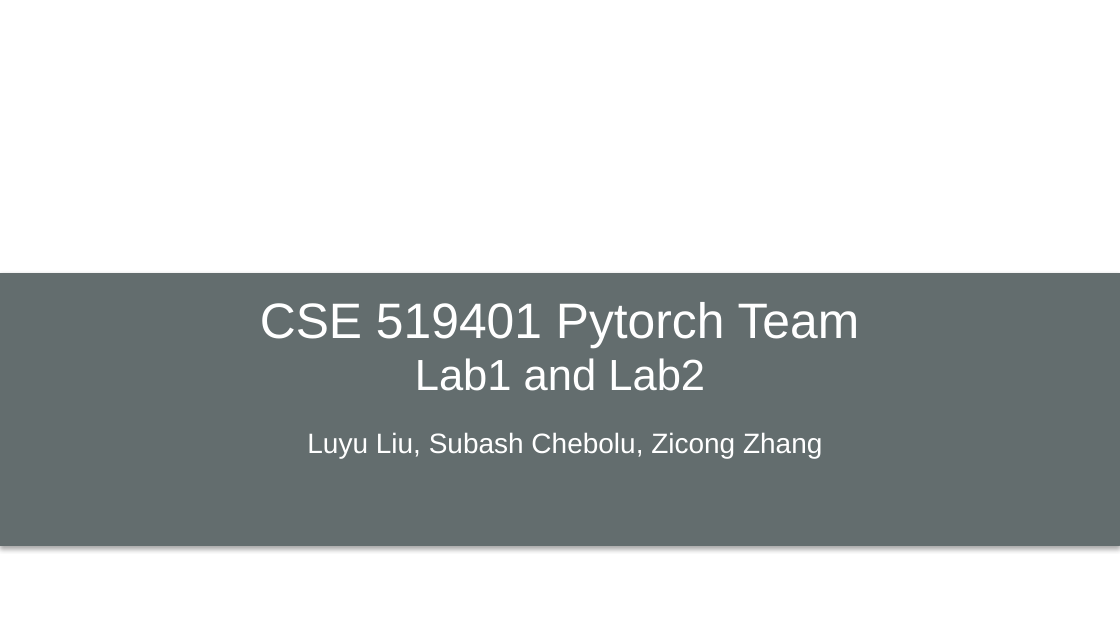
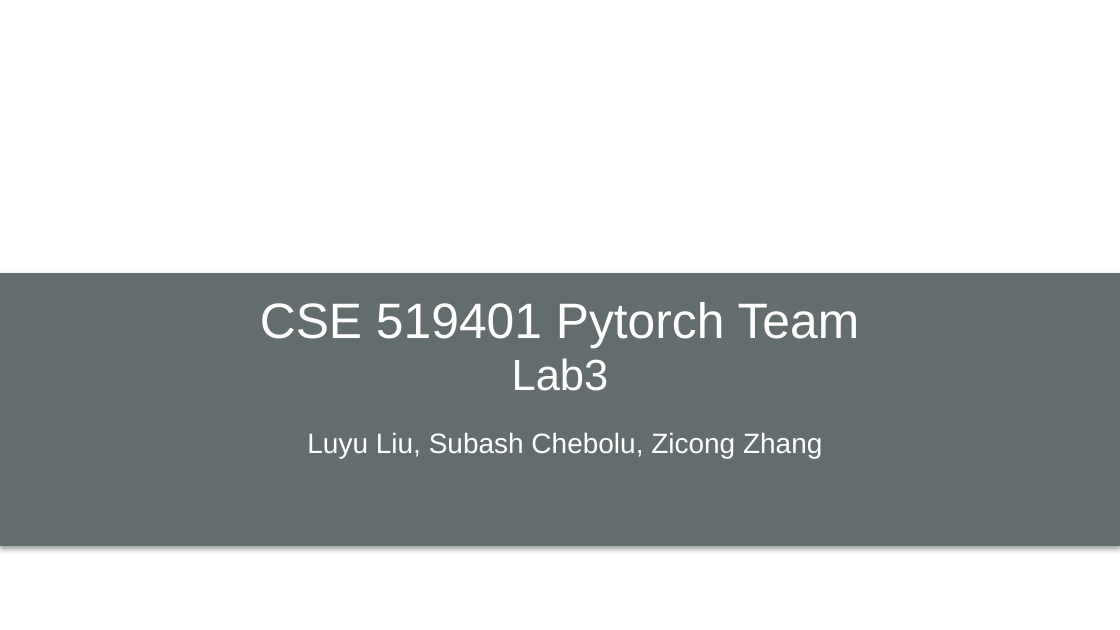
Before and after one commit to luyuliu/CSE-5194, a slide deck: slide 1 of labs/lab3/lab3_present.pptx. Drawn at 1120x630 pixels with LibreOffice and Linux fonts; fonts in the diff are those of the drawing; background and template pictures are left out. Boxes give left, top, right and bottom in pixels: in the first picture for what was removed or moved away, otherwise in the second. Text is boxed around its words. In the diff, an @@ line names an element or a change of style, - is before the commit and + after.

```diff
--- a/labs/lab3/lab3_present.pptx
+++ b/labs/lab3/lab3_present.pptx
@@ text at <box>512,358,609,391</box>: text changed @@
-Lab1 and Lab2
+Lab3
```
Also in this commit, not shown: 4 slides added, 4 slides removed.
